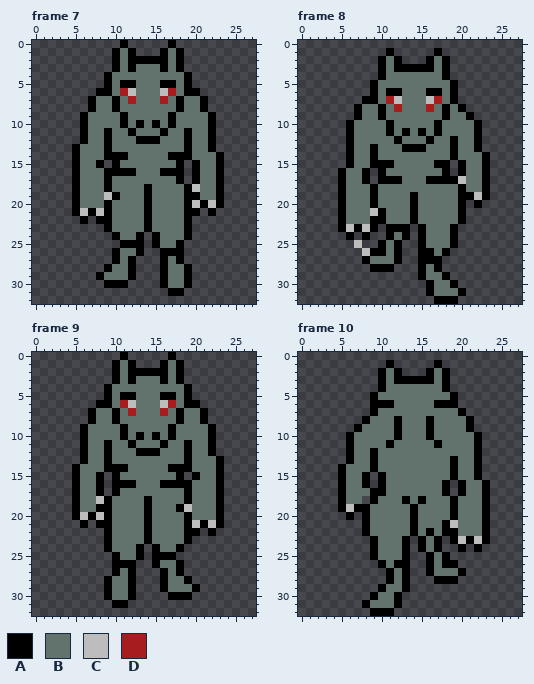
Edited in one commit: pixel-art file (npc/ghoul_npc_template.aseprite). The first picture shows the starting point.
28x33 pixels, 19 frames. Shown: frame 7, frame 8, frame 9, frame 10. The commit also changed other frames, which this record leaves out.
Palette (. is transparent): A #000000  B #62726c  C #bdbdbd  D #a71d1d
Pixels before, frame 7, first column x 5:
 0 ......A.....A......
 1 .....ABA...ABA.....
 2 .....ABAAAAABA.....
 3 .....ABABBBABA.....
 4 ....ABBBBBBBBBA....
 5 ....ABAABBBAABA....
 6 ...AABDCBBBCDBAA...
 7 ..ABBABDBBBDBABBA..
 8 ..ABBABBBBBBBABBA..
 9 .ABBBBABBBBBABBBBA.
10 .ABBBBABABABABBBBA.
11 .ABBABBABBBABBABBA.
12 .ABBABBBAAABBBABBA.
13 ABBBABBBBBBBBBABBA.
14 ABBBAAABBBBBAAABBBA
15 ABBA.ABBBBBBBA.ABBA
16 ABBBAAAABBBAAA.ABBA
17 ABBBABBBBBBBBA.ABBA
18 ABBBABBBBABBBBACBBA
19 ABBBCABBBABBBBAABBA
20 ABBBABBBBABBBBACACA
21 ACACABBBBABBBBAA.A.
22 .A.AABBBBABBBBA....
23 ....ABBBBABBBBA....
24 .....ABBA.ABBBA....
25 ......AAA.ABBA.....
26 .....ABBA..AAA.....
27 .....ABA...ABA.....
28 ....ABBA...ABBA....
29 ...ABBBA...ABBA....
30 ....AAA....ABBA....
31 ............AA.....
Pixels before, frame 8, first column x 5:
 1 ......A.....A......
 2 .....ABA...ABA.....
 3 .....ABAAAAABA.....
 4 .....ABBBBBBBA.....
 5 ....ABBBBBBBBBA....
 6 ....ABAABBBAABA....
 7 ...AABDCBBBCDBA....
 8 ..ABBABDBBBDBABA...
 9 ..ABBABBBBBBBABBA..
10 .ABBBBABBBBBABBBBA.
11 .ABBBBABABABABBBBA.
12 .ABBBBBABBBABBABBA.
13 .ABBABBBAAABBBABBA.
14 .ABBABBBBBBBBBABBBA
15 .ABBAAABBBBBAA.ABBA
16 ABBA.ABBBBBBBA.ABBA
17 ABBA.AAABBBAAAACBBA
18 ABBBABBBBBBBBBBABBA
19 ABBBABBBBABBBBBAACA
20 ABBBABBBBABBBBBA.A.
21 ABBBCABBBABBBBBA...
22 ABBBAABBBABBBBBA...
23 ACACA.AAA.ABBBA....
24 .A.A..ABA.ABBBA....
25 ..C..ABA..ABBBA....
26 ...CAABA..AABA.....
27 ...ABBBA..AAA......
28 ....AAA...ABA......
29 ..........ABBA.....
30 ...........ABBA....
31 ...........ABBBA...
32 ............AAA....
Pixels before, frame 9, first column x 5:
 0 ......A.....A......
 1 .....ABA...ABA.....
 2 .....ABAAAAABA.....
 3 .....ABABBBABA.....
 4 ....ABBBBBBBBBA....
 5 ....ABAABBBAABA....
 6 ...AABDCBBBCDBAA...
 7 ..ABBABDBBBDBABBA..
 8 ..ABBABBBBBBBABBA..
 9 .ABBBBABBBBBABBBBA.
10 .ABBBBABABABABBBBA.
11 .ABBABBABBBABBABBA.
12 .ABBABBBAAABBBABBA.
13 .ABBABBBBBBBBBABBBA
14 ABBBAAABBBBBAAABBBA
15 ABBA.ABBBBBBBA.ABBA
16 ABBA.AAABBBAAAABBBA
17 ABBA.ABBBBBBBBABBBA
18 ABBCABBBBABBBBABBBA
19 ABBAABBBBABBBACBBBA
20 ACACABBBBABBBBABBBA
21 .A.AABBBBABBBBACACA
22 ....ABBBBABBBBAA.A.
23 ....ABBBBABBBBA....
24 ....ABBBA.ABBA.....
25 .....ABBA.AAA......
26 .....AAA..ABBA.....
27 .....ABA...ABA.....
28 ....ABBA...ABBA....
29 ....ABBA...ABBBA...
30 ....ABBA....AAA....
31 .....AA............
Pixels before, frame 10, first column x 5:
 1 ......A.....A......
 2 .....ABA...ABA.....
 3 .....ABAAAAABA.....
 4 .....ABBBBBBBA.....
 5 ....ABBBBBBBBBA....
 6 ....AAABBBBBAAA....
 7 ....ABBBBBBBBBBA...
 8 ...ABBBABBBABBBBA..
 9 ..ABBBBABBBABBBBA..
10 .ABBBBBABBBABBBBBA.
11 .ABBBBABBBBBABBBBA.
12 .ABBABBBBBBBBBBBBA.
13 .ABBABBBBBBBBBABBA.
14 ABBBABBBBBBBBBABBA.
15 ABBA.ABBBBBBBBABBA.
16 ABBA.ABBBBBBBA.ABBA
17 ABBBAABBBBBBBA.ABBA
18 ABB.ABBBABABBBABBBA
19 ACAABBBBBABBBBABBBA
20 .A.ABBBBBABBBBABBBA
21 ...ABBBBBABBBACBBBA
22 ...ABBBBBABABAABBBA
23 ....ABBBA.ABA.ACACA
24 ....ABBBA.ABA..A.A.
25 ....ABBBA..ABA.....
26 .....ABAA..ABAA....
27 ......ABA..ABBBA...
28 ......ABA...AAA....
29 .....ABBA..........
30 ....ABBA...........
31 ...ABBBA...........
32 ....AAA............
After the commit:
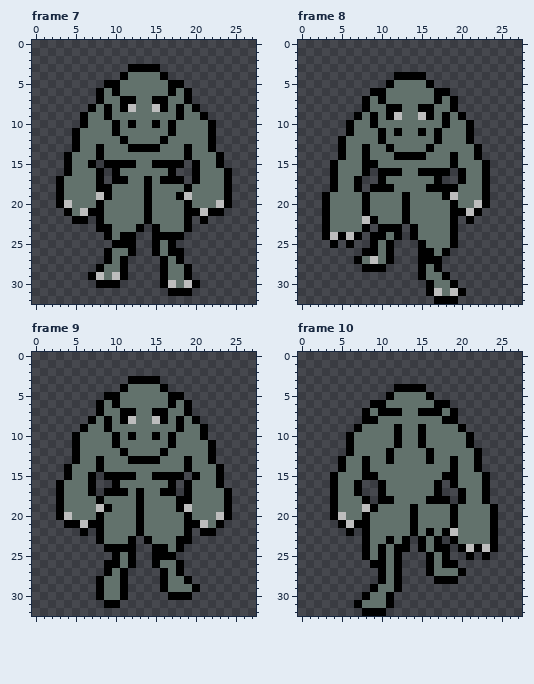
The exact change:
Changed rows in their new state; - is an unchanged pixel.
Frame 7:
first column x 3:
 0 --------.-----.-------
 1 -------...---...------
 2 -------.........------
 3 -------..-AAA...------
 4 ------..A----A...-----
 5 -------ABB---B-A.-----
 6 ------BABB---BA--.----
 7 ----.A-BAA--AA-BA..---
 8 ------ABAC--CA---A.---
 9 ------A-B-----BA--A.--
10 -------ABAB-----------
11 --AB--BA-B---BA-B-----
12 --AB--B-A-BBBA--B-----
13 -----AB--AAAA---------
14 -AB--ABBB-----BB------
15 -AB-A.A-AA--AAA-------
16 -AB--A.-BB---B-.----BA
17 ABB--A.AA--A-AA-----BA
18 ABB--A-----------B--BA
19 ABB--CAB-------ACB--BA
20 ACB--AB----------BBBCA
21 -AB--AB-----------C-A-
22 --A---B-----------A---
23 -----A----A.A---------
24 ------ABAA.--AAA.-----
25 -------A--.---A.------
26 ------AB-A.-AB--------
27 ------ABA.------------
28 -----AB-A.------------
29 ----AC-CA.------------
30 -----A--.-----C-CA----
31 ----------------A-----
Frame 8:
first column x 3:
 1 --------.-----.------
 2 -------...---...-----
 3 -------.........-----
 4 -------..AAAA...-----
 5 ------..A----A...----
 6 -------ABB---B-A.----
 7 ------BABB---BA------
 8 ----.A-BAA--AA-BA.---
 9 ------ABAC--CA---A.--
10 ------A-B-----BA--A.-
11 -------ABAB-------A.-
12 --AB---A-B---BA-B-A.-
13 --AB-AB-A-BBBA--B----
14 --AB-AB--AAAA------A.
15 -ABB-A-BB-----BBAB---
16 -AB-----AA--AAA------
17 -AB-A.--BB---B-..A---
18 -AB-A.-AA----AAAAB---
19 ABB--AB---AB---ACBBB-
20 ABB--AB---AB----ABBCA
21 ABB--ABB--AB----A-CA-
22 ABB--C-B--AB----A.A--
23 ABBBBA.A--.AB--------
24 ACACA.AABA.AB--------
25 -A-A.-ABA.-----------
26 -----A-BA.-----------
27 ----ABC-A.-----------
28 -----A--.------------
31 --------------C-C----
Frame 9:
first column x 3:
 0 --------.-----.-------
 1 -------...---...------
 2 -------.........------
 3 -------..-AAA...------
 4 ------..A----A...-----
 5 -------ABB---B-A.-----
 6 ------BABB---BA--.----
 7 ----.A-BAA--AA-BA..---
 8 ------ABAC--CA---A.---
 9 ------A-B-----BA--A.--
10 --AB---ABAB-------A.--
11 --AB--BA-B---BA-B-----
12 --AB--B-A-BBBA--B-----
13 --AB-AB--AAAA------A.-
14 -AB--ABBB-----BB------
15 -AB-A.A-AA--AAA-------
16 ABB-A.--BB---B-.------
17 ABB-A.A-A-A--AA.----BA
18 ABB--AB---AB---A----BA
19 ABB--C----AB--------BA
20 ACBBBAB---AB--------CA
21 -AACA-B---AB-----ACB--
22 ---A-AB---AB-----.A---
23 -----AB--A.----A------
24 -------AAA.--A--------
25 ---------A.-----------
26 ------A-B-------------
27 ------ABA.------------
28 -----AB-A.------------
29 -----AB-A.------------
30 -----AB-A.------------
31 ------A-.-------------
Frame 10:
first column x 4:
 1 -------.-----.-------
 2 ------...---...------
 3 ------.........------
 4 ------..AAAA...------
 5 -----..A----A...-----
 6 -------B-------.-----
 7 ----ABAAA--AAA-A.----
 8 -----A--B---B-AA..---
 9 -----------AB---A.---
10 -----------AB----A.--
11 -------BA--A-B---A.--
12 -----B-A----A--------
13 -AB-AB-A----A--------
14 ----AB---------------
15 AB---AB-------A---BA-
16 AB-A.--------A.AB----
17 AB-A..-------A.------
18 AB--A.AA-B-BAAA.A----
19 ABBBCA-------------BA
20 ACBB---------------BA
21 -ACA----------BA---BA
22 --A------------C---BA
23 ----AB-A--------BBBBA
24 ----ABA-A-----A--C-CA
25 ----ABA-A.-------A-A-
26 -----A---.-----------
27 ------ABA.-----------
28 ------ABA.-----------
29 -----AB-A.-----------
30 ----AB-A.------------
31 ---AB--A.------------
32 ----A--.-------------
Pixel boxes of the changes (left, top, right, bottom) in both pictures:
changed: (56, 40, 232, 296)
changed: (322, 48, 490, 296)
changed: (56, 352, 232, 608)
changed: (330, 360, 498, 616)
